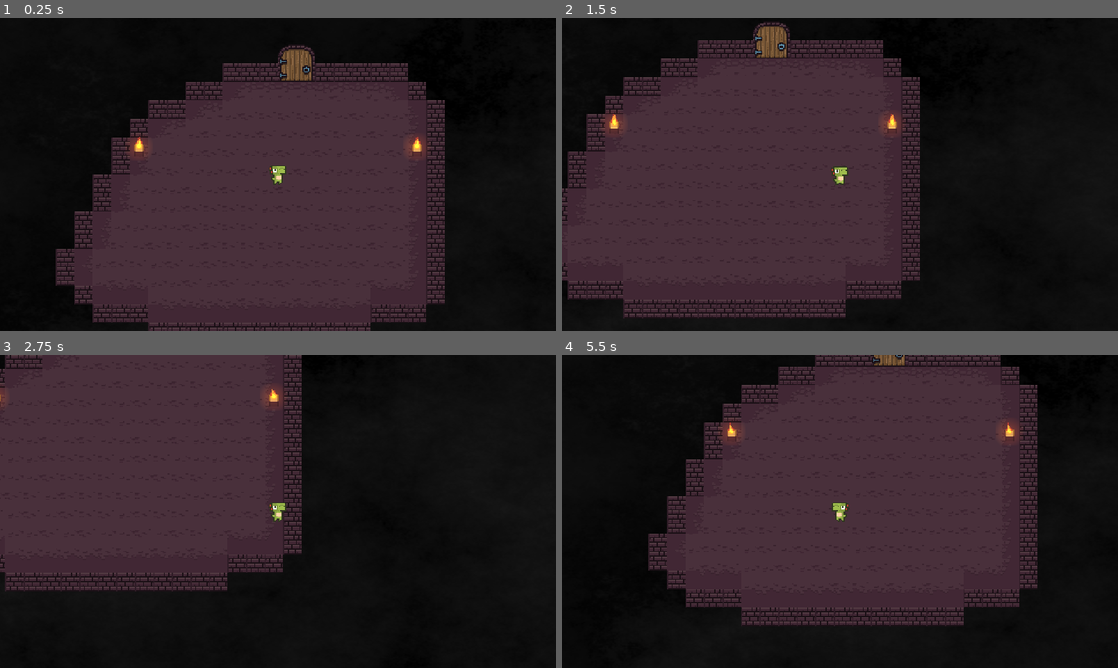
Above: before the commit, frames 1-4 (two rows, left to right).
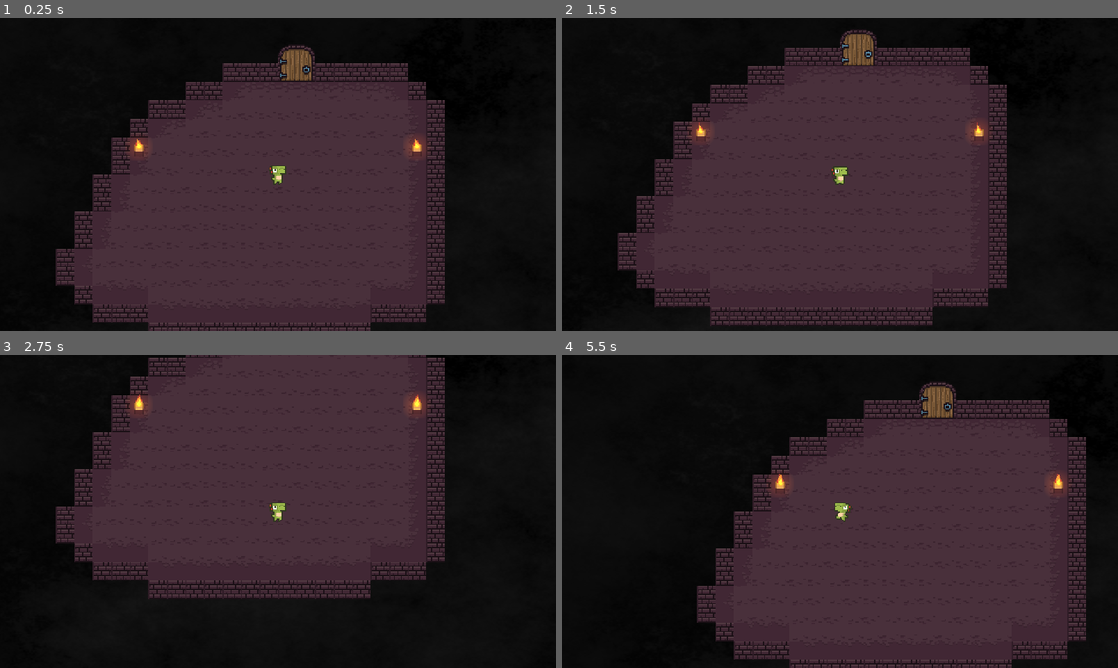
Above: after the commit, the same moments.

Repository: KevOub/ludum
Game: Godot game, scene res://World.tscn
The game is run twice, just before and just after one commit, with the same random seed, the same clock (stepped at 60 frames per second) and the same inputs.
Inputs:
- Up to frame 1 (0.25 s): no input
- Up to frame 2 (1.5 s): tap Enter at 0.5 s; hold D (right) 0.53-1.28 s; hold Space (action_1) 0.53-1.28 s; hold S (down) from 1.28 s (still down); tap Space (action_1) at 1.35 s
- Up to frame 3 (2.75 s): release S (down) at 2.03 s; hold D (right) from 2.03 s (still down); hold Space (action_1) from 2.03 s (still down)
- Up to frame 4 (5.5 s): release D (right) at 2.78 s; release Space (action_1) at 2.78 s; hold W (up) 2.78-3.53 s; tap Space (action_1) at 2.85, 4.35 s; hold Space (action_1) 3.53-4.28 s; hold A (left) 3.53-5.03 s; hold S (down) from 5.03 s (still down); hold Space (action_1) from 5.03 s (still down)

The runs differ from the first frame. In frame 1, less than 0.1% of the frame differs, in the area x 24-76%, y 38-41%; in frame 2, 30%; in frame 3, 35%, in the area x 0-80%, y 0-78%; in frame 4, 32%.

Commit message:
small changes to how the player moves and fights

Diff:
--- /dev/null
+++ b/AFewNPCs.tres
@@ -0,0 +1,19 @@
+[gd_resource type="TileSet" load_steps=2 format=2]
+
+[ext_resource path="res://spritesheet/0x72_16x16DungeonTileset.v4.png" type="Texture" id=1]
+
+[resource]
+0/name = "Sprite"
+0/texture = ExtResource( 1 )
+0/tex_offset = Vector2( 0, 0 )
+0/modulate = Color( 1, 1, 1, 1 )
+0/region = Rect2( 129, 223, 11, 15 )
+0/tile_mode = 0
+0/occluder_offset = Vector2( 0, 0 )
+0/navigation_offset = Vector2( 0, 0 )
+0/shape_offset = Vector2( 0, 0 )
+0/shape_transform = Transform2D( 1, 0, 0, 1, 0, 0 )
+0/shape_one_way = false
+0/shape_one_way_margin = 0.0
+0/shapes = [  ]
+0/z_index = 0
--- a/World.tscn
+++ b/World.tscn
@@ -224,7 +224,7 @@
 [node name="Candle2" type="AnimatedSprite" parent="Node"]
 position = Vector2( 504, 104 )
 frames = SubResource( 10 )
-frame = 2
+frame = 6
 playing = true
 __meta__ = {
 "_edit_group_": true
@@ -238,7 +238,7 @@
 [node name="Candle" type="AnimatedSprite" parent="Node"]
 position = Vector2( 264, 104 )
 frames = SubResource( 10 )
-frame = 2
+frame = 6
 playing = true
 
 [node name="Light2D" type="Light2D" parent="Node/Candle"]
--- a/player/Player.gd
+++ b/player/Player.gd
@@ -12,24 +12,40 @@
 	velocity = Vector2()
 
 	if Input.is_action_pressed("up"):
-		velocity.y -= speed
-		sprite.play("walking")
+		if Input.is_action_pressed("action_1"):
+			velocity.y = 0
+			sprite.play("attack")
+		else:
+			velocity.y -= speed
+			sprite.play("walking")
 
 	if Input.is_action_pressed("left"):
-		velocity.x -= speed
-		direction = "left"
-		sprite.set_flip_h(true)
-		sprite.play("walking")
+		if Input.is_action_pressed("action_1"):
+			velocity.x = 0
+			sprite.play("attack")
+		else:
+			velocity.x -= speed
+			direction = "right"
+			sprite.set_flip_h(true)
+			sprite.play("walking")
 
 	if Input.is_action_pressed("down"):
-		velocity.y += speed
-		sprite.play("walking")
+		if Input.is_action_pressed("action_1"):
+			velocity.y = 0
+			sprite.play("attack")
+		else:
+			velocity.y += speed
+			sprite.play("walking")
 
 	if Input.is_action_pressed("right"):
-		velocity.x += speed
-		direction = "right"
-		sprite.set_flip_h(false)
-		sprite.play("walking")
+		if Input.is_action_pressed("action_1"):
+			velocity.x = 0
+			sprite.play("attack")
+		else:
+			velocity.x += speed
+			direction = "right"
+			sprite.set_flip_h(false)
+			sprite.play("walking")
 
 
 	if Input.is_action_pressed("action_1"):
@@ -46,6 +62,7 @@
 	#move_and_slide(velocity)
 
 
+# warning-ignore:unused_argument
 func _physics_process(delta):
 
 	get_input()
--- a/player/Player.tscn
+++ b/player/Player.tscn
@@ -14,112 +14,112 @@
 [sub_resource type="AtlasTexture" id=3]
 flags = 9
 atlas = ExtResource( 1 )
-region = Rect2( 408, 0, 24, 24 )
+region = Rect2( 432, 0, 24, 24 )
 
 [sub_resource type="AtlasTexture" id=4]
 flags = 9
 atlas = ExtResource( 1 )
-region = Rect2( 432, 0, 24, 24 )
+region = Rect2( 456, 0, 24, 24 )
 
 [sub_resource type="AtlasTexture" id=5]
 flags = 9
 atlas = ExtResource( 1 )
-region = Rect2( 456, 0, 24, 24 )
+region = Rect2( 480, 0, 24, 24 )
 
 [sub_resource type="AtlasTexture" id=6]
 flags = 9
 atlas = ExtResource( 1 )
-region = Rect2( 480, 0, 24, 24 )
+region = Rect2( 504, 0, 24, 24 )
 
 [sub_resource type="AtlasTexture" id=7]
 flags = 9
 atlas = ExtResource( 1 )
-region = Rect2( 504, 0, 24, 24 )
+region = Rect2( 528, 0, 24, 24 )
 
 [sub_resource type="AtlasTexture" id=8]
 flags = 9
 atlas = ExtResource( 1 )
-region = Rect2( 528, 0, 24, 24 )
+region = Rect2( 552, 0, 24, 24 )
 
 [sub_resource type="AtlasTexture" id=9]
 flags = 9
 atlas = ExtResource( 1 )
-region = Rect2( 552, 0, 24, 24 )
+region = Rect2( 408, 0, 24, 24 )
 
 [sub_resource type="AtlasTexture" id=10]
 flags = 9
 atlas = ExtResource( 1 )
-region = Rect2( 336, 0, 24, 24 )
+region = Rect2( 48, 0, 24, 24 )
 
 [sub_resource type="AtlasTexture" id=11]
 flags = 9
 atlas = ExtResource( 1 )
-region = Rect2( 360, 0, 24, 24 )
+region = Rect2( 96, 0, 24, 24 )
 
 [sub_resource type="AtlasTexture" id=12]
 flags = 9
 atlas = ExtResource( 1 )
-region = Rect2( 384, 0, 24, 24 )
+region = Rect2( 120, 0, 24, 24 )
 
 [sub_resource type="AtlasTexture" id=13]
 flags = 9
 atlas = ExtResource( 1 )
-region = Rect2( 240, 0, 24, 24 )
+region = Rect2( 144, 0, 24, 24 )
 
 [sub_resource type="AtlasTexture" id=14]
 flags = 9
 atlas = ExtResource( 1 )
-region = Rect2( 264, 0, 24, 24 )
+region = Rect2( 168, 0, 24, 24 )
 
 [sub_resource type="AtlasTexture" id=15]
 flags = 9
 atlas = ExtResource( 1 )
-region = Rect2( 288, 0, 24, 24 )
+region = Rect2( 192, 0, 24, 24 )
 
 [sub_resource type="AtlasTexture" id=16]
 flags = 9
 atlas = ExtResource( 1 )
-region = Rect2( 312, 0, 24, 24 )
+region = Rect2( 216, 0, 24, 24 )
 
 [sub_resource type="AtlasTexture" id=17]
 flags = 9
 atlas = ExtResource( 1 )
-region = Rect2( 48, 0, 24, 24 )
+region = Rect2( 0, 0, 24, 24 )
 
 [sub_resource type="AtlasTexture" id=18]
 flags = 9
 atlas = ExtResource( 1 )
-region = Rect2( 96, 0, 24, 24 )
+region = Rect2( 240, 0, 24, 24 )
 
 [sub_resource type="AtlasTexture" id=19]
 flags = 9
 atlas = ExtResource( 1 )
-region = Rect2( 120, 0, 24, 24 )
+region = Rect2( 264, 0, 24, 24 )
 
 [sub_resource type="AtlasTexture" id=20]
 flags = 9
 atlas = ExtResource( 1 )
-region = Rect2( 144, 0, 24, 24 )
+region = Rect2( 288, 0, 24, 24 )
 
 [sub_resource type="AtlasTexture" id=21]
 flags = 9
 atlas = ExtResource( 1 )
-region = Rect2( 168, 0, 24, 24 )
+region = Rect2( 312, 0, 24, 24 )
 
 [sub_resource type="AtlasTexture" id=22]
 flags = 9
 atlas = ExtResource( 1 )
-region = Rect2( 192, 0, 24, 24 )
+region = Rect2( 336, 0, 24, 24 )
 
 [sub_resource type="AtlasTexture" id=23]
 flags = 9
 atlas = ExtResource( 1 )
-region = Rect2( 216, 0, 24, 24 )
+region = Rect2( 360, 0, 24, 24 )
 
 [sub_resource type="AtlasTexture" id=24]
 flags = 9
 atlas = ExtResource( 1 )
-region = Rect2( 0, 0, 24, 24 )
+region = Rect2( 384, 0, 24, 24 )
 
 [sub_resource type="SpriteFrames" id=25]
 animations = [ {
@@ -133,20 +133,20 @@
 "name": "sprint",
 "speed": 5.0
 }, {
-"frames": [ SubResource( 10 ), SubResource( 11 ), SubResource( 12 ) ],
+"frames": [ SubResource( 10 ), SubResource( 11 ), SubResource( 12 ), SubResource( 13 ), SubResource( 14 ), SubResource( 15 ), SubResource( 16 ), SubResource( 17 ) ],
 "loop": true,
-"name": "hurt",
-"speed": 5.0
+"name": "walking",
+"speed": 15.0
 }, {
-"frames": [ SubResource( 13 ), SubResource( 14 ), SubResource( 15 ), SubResource( 16 ) ],
+"frames": [ SubResource( 18 ), SubResource( 19 ), SubResource( 20 ), SubResource( 21 ) ],
 "loop": true,
 "name": "attack",
 "speed": 10.0
 }, {
-"frames": [ SubResource( 17 ), SubResource( 18 ), SubResource( 19 ), SubResource( 20 ), SubResource( 21 ), SubResource( 22 ), SubResource( 23 ), SubResource( 24 ) ],
+"frames": [ SubResource( 22 ), SubResource( 23 ), SubResource( 24 ) ],
 "loop": true,
-"name": "walking",
-"speed": 15.0
+"name": "hurt",
+"speed": 5.0
 } ]
 
 [node name="Player" type="Node"]
